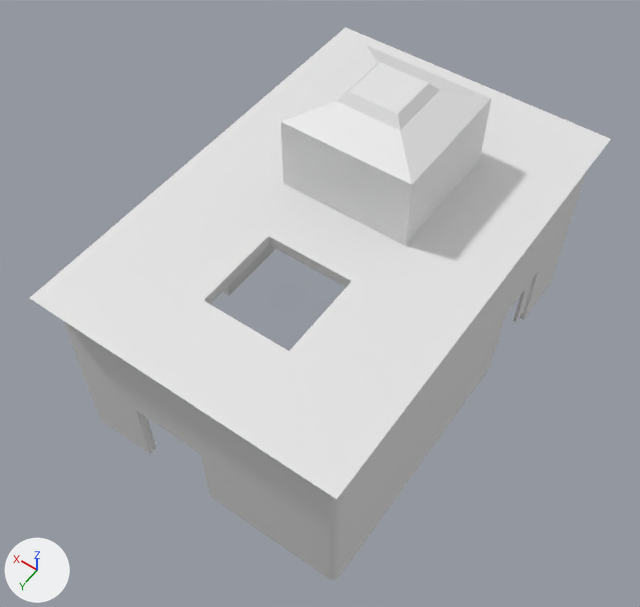
The Blender file data/Assets/Meshes/Parts/Building 2.blend, before and after one commit.
Rendered twice from a camera (50 mm lens) standing at (-16.0, 24.2, 40.9) and looking at (-0.3, 2.2, 6.3). The axes (+X, +Y, +Z) are drawn at lower left. The lights are the same throughout.

Script lines for the objects in view, before the commit:
```python
me_cube_015 = bpy.data.meshes.new('Cube.015')
me_cube_015.from_pydata(...)  # 100 vertices, 80 faces; spans x 6.4..22.7, y -8.8..15.5, z 4.5..15.1
me_cube_015.polygons.foreach_set('use_smooth', [True] * 80)
me_cube_015.materials.append(mat_material)  # its picture is missing
me_cube_018 = bpy.data.meshes.new('Cube.018')
me_cube_018.from_pydata(...)  # 20 vertices, 17 faces; spans x -1.0..1.0, y -1.0..1.0, z -1.0..1.62
me_cube_018.materials.append(mat_material)  # its picture is missing
ob_cube_015 = bpy.data.objects.new('Cube.015', me_cube_015)
ob_cube_015.location = (-14.45, -3.46, -4.48)
ob_cube_017 = bpy.data.objects.new('Cube.017', me_cube_018)
ob_cube_017.location = (0.02, -3.52, 12.38)
ob_cube_017.scale = (3.47, 3.47, 2.06)
```
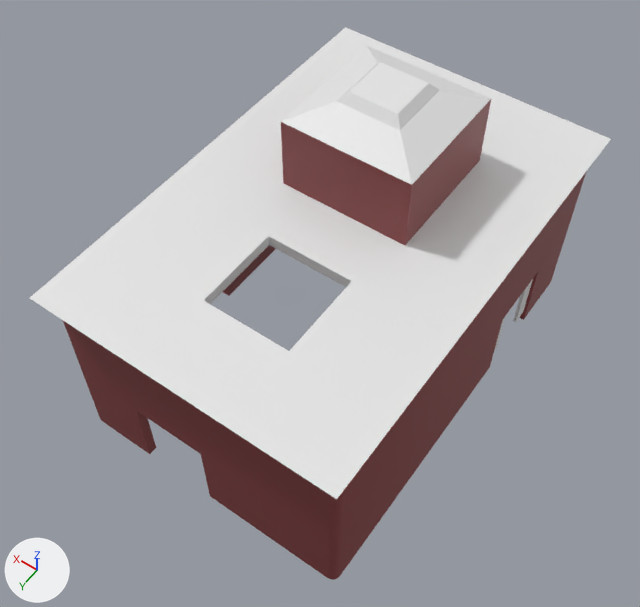
Where the change shows, as pixel boxes [x1, y1, x2, y2] in the pictures (640 x 607 px):
part 1 of me_cube_015, recoloured
    both: [63, 321, 344, 580]
part 2 of me_cube_015, recoloured
    both: [340, 172, 586, 575]
part 3 of me_cube_015, recoloured
    both: [223, 245, 276, 296]
part 4 of me_cube_018, recoloured
    both: [281, 100, 491, 245]

The change, as a list of edits to the scene's bpy script:
```text
Add mat_m_bricks:
    mat_m_bricks = principled_material('m_bricks')
    mat_m_bricks.base_color = (0.253, 0.0488, 0.0515)  # red #8a3e40
Change me_cube_015:
    where me_cube_015.from_pydata(...)  # 100 vertices, 80 faces; spans x 6.4..22.7, y -8.8..15.5, z 4.5..15.1
    used by ob_cube_015; location = (-14.45, -3.46, -4.48)
    me_cube_015 part 1: 17 of the faces centred in x 6.8..22.3, y 11.3..14.8, z 4.5..9.5 switch from mat_material (its picture is missing) to mat_m_bricks (red #8a3e40)
    me_cube_015 part 2: 11 of the faces centred in x 6.8..14.5, y -8.1..0.6, z 6.7..9.5 switch from mat_material (its picture is missing) to mat_m_bricks (red #8a3e40)
    me_cube_015 part 3: 9 of the faces centred in x 21.7..22.3, y -8.0..4.8, z 6.7..11.6 switch from mat_material (its picture is missing) to mat_m_bricks (red #8a3e40)
Change me_cube_018:
    where me_cube_018.from_pydata(...)  # 20 vertices, 17 faces; spans x -1.0..1.0, y -1.0..1.0, z -1.0..1.62
    used by ob_cube_017; location = (0.02, -3.52, 12.38); scale = (3.47, 3.47, 2.06)
    me_cube_018 part 4: all 8 faces centred in x -1.0..1.0, y -1.0..1.0, z -1.0..0.0 switch from mat_material (its picture is missing) to mat_m_bricks (red #8a3e40)
```
